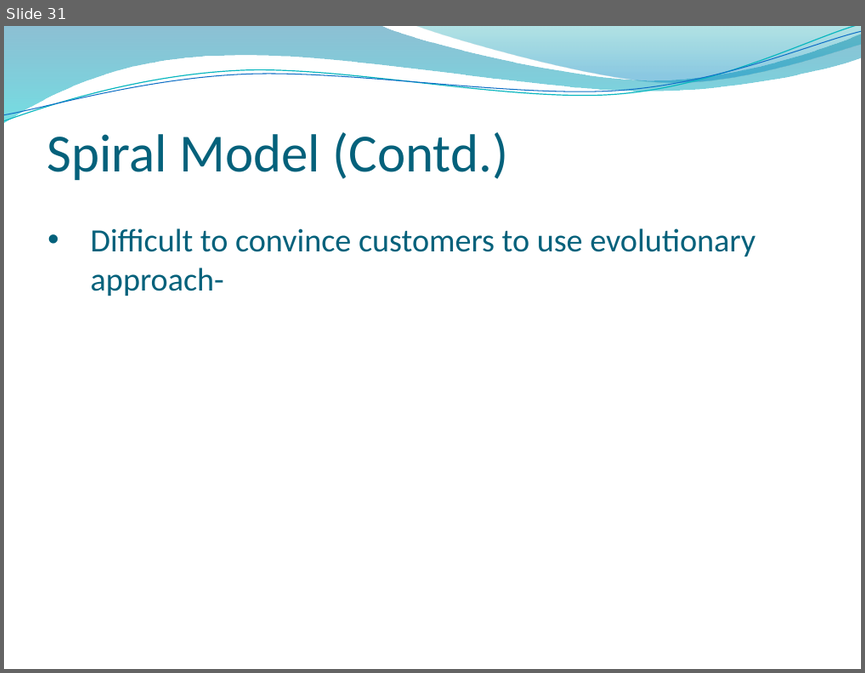
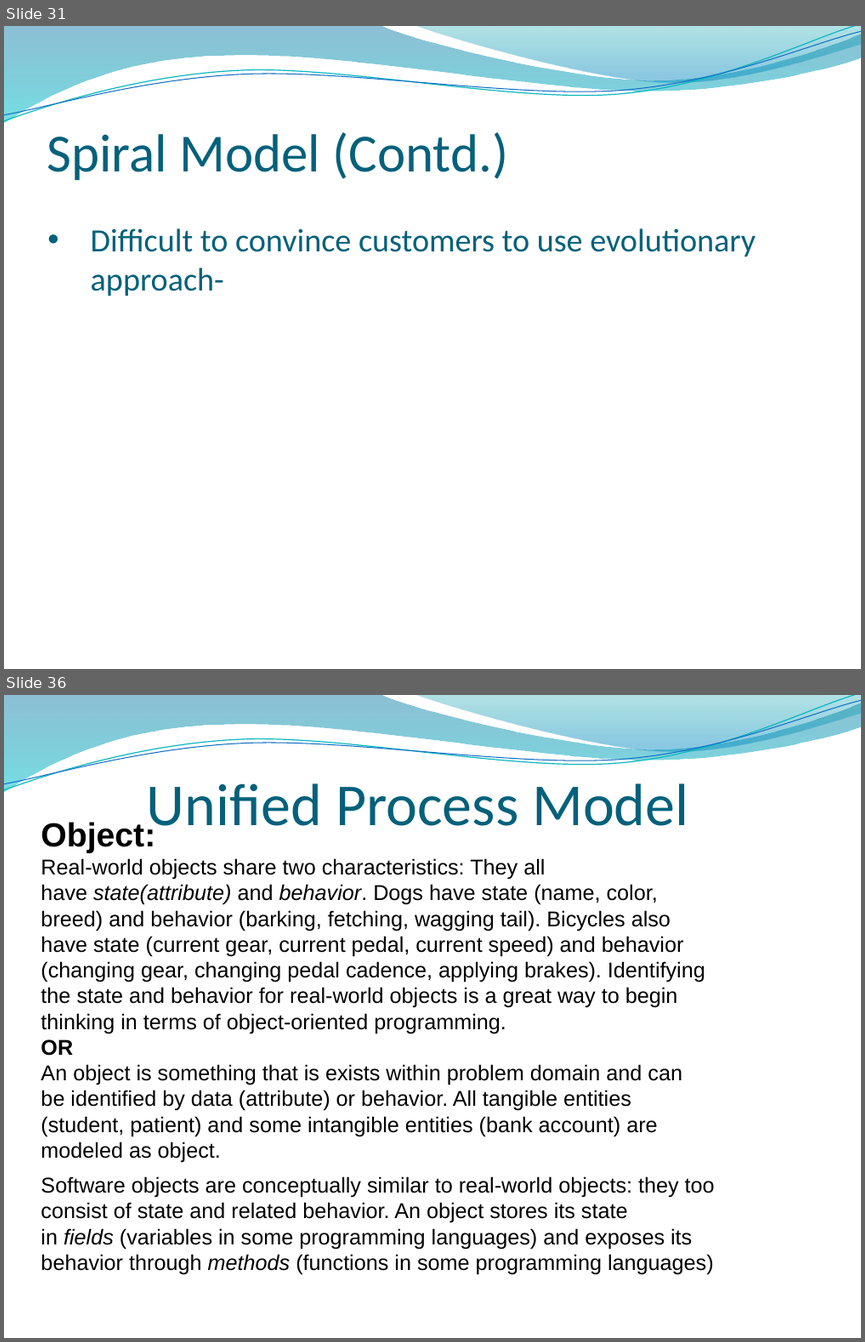
Before and after one commit to abdulsaboor938/Semester-4, a slide deck: Software Engineering/Slides/Lecture 3-4 Software Process Models 20200926 A.pptx. Shown one above the other, each under a label of ours: slide 31 before the commit, slides 31 and 36 after it; the slides between them are not shown. The pictures are 865x673 and 865x1342 pixels, drawn with LibreOffice and Linux fonts; fonts in the diff are those of the drawing; background and template pictures are left out. Boxes give left, top, right and bottom in pixels: in the first picture for what was removed or moved away, otherwise in the second. Text is boxed around its words. In the diff, an @@ line names an element or a change of style, - is before the commit and + after.

```diff
--- a/Software Engineering/Slides/Lecture 3-4 Software Process Models 20200926 A.pptx
+++ b/Software Engineering/Slides/Lecture 3-4 Software Process Models 20200926 A.pptx
@@ slide 36 added at bbox=[4, 695, 861, 1338], background picture (left out); not listed: 4 template elements that a slide beside it also shows @@
@@ title added at bbox=[147, 783, 688, 834], 50 pt, text #04617B @@
+Unified Process Model
@@ text added at bbox=[41, 820, 705, 1162], 18 pt, text #000000 @@
+Object:
+Real-world objects share two characteristics: They all have state(attribute) and behavior. Dogs have state (name, color, breed) and behavior (barking, fetching, wagging tail). Bicycles also have state (current gear, current pedal, current speed) and behavior (changing gear, changing pedal cadence, applying brakes). Identifying the state and behavior for real-world objects is a great way to begin thinking in terms of object-oriented programming.
+OR
+An object is something that is exists within problem domain and can be identified by data (attribute) or behavior. All tangible entities (student, patient) and some intangible entities (bank account) are
+modeled as object.
@@ text added at bbox=[41, 1176, 715, 1274], 18 pt, text #000000 @@
+Software objects are conceptually similar to real-world objects: they too consist of state and related behavior. An object stores its state in fields (variables in some programming languages) and exposes its behavior through methods (functions in some programming languages)
```
Also in this commit, not shown: 29 other slides added, 13 other files.
